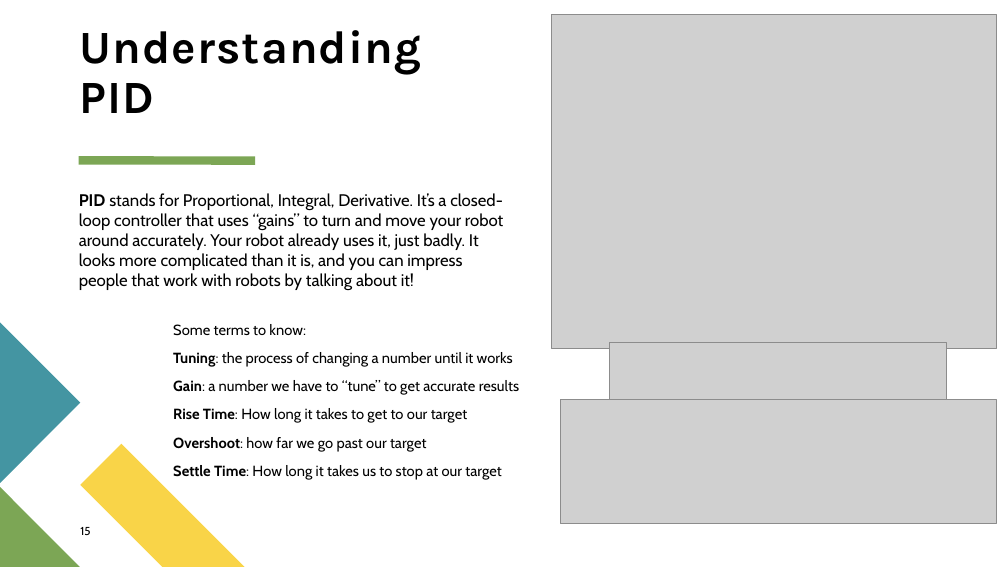
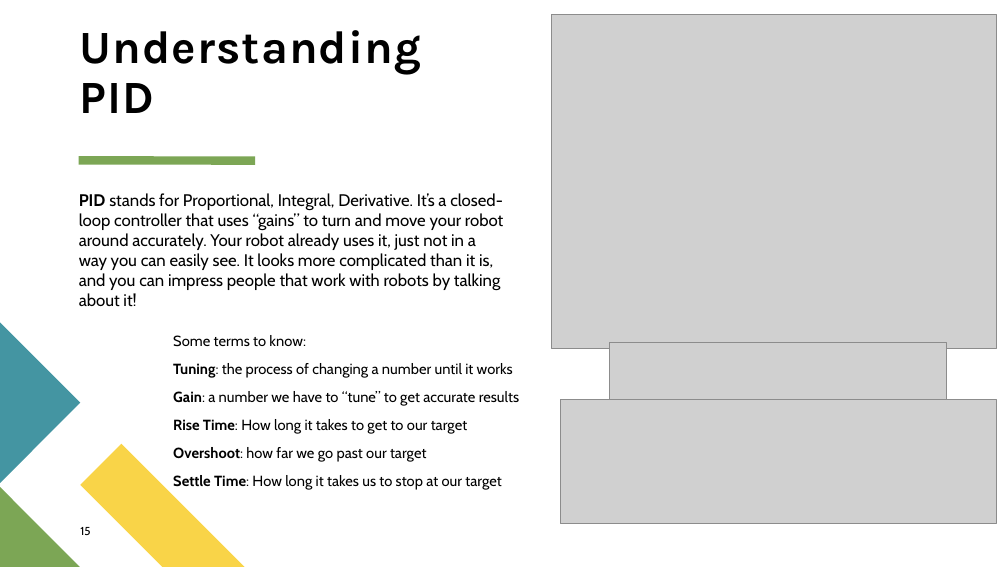
Before and after one commit to terrapinrobotics/code-camp-presentations, a slide deck: slide 15 of VEX Camp Day 3.pptx. Drawn at 1008x567 pixels with LibreOffice and Linux fonts; fonts in the diff are those of the drawing; grey boxes stand for pictures. Boxes give left, top, right and bottom in pixels: in the first picture for what was removed or moved away, otherwise in the second. Text is boxed around its words. In the diff, an @@ line names an element or a change of style, - is before the commit and + after.

```diff
--- a/VEX Camp Day 3.pptx
+++ b/VEX Camp Day 3.pptx
@@ text at (79,193,503,307): text changed @@
-PID stands for Proportional, Integral, Derivative. It’s a closed-loop controller that uses “gains” to turn and move your robot around accurately. Your robot already uses it, just badly. It looks more complicated than it is, and you can impress people that work with robots by talking about it!
+PID stands for Proportional, Integral, Derivative. It’s a closed-loop controller that uses “gains” to turn and move your robot around accurately. Your robot already uses it, just not in a way you can easily see. It looks more complicated than it is, and you can impress people that work with robots by talking about it!
@@ text "Some terms to know:": place and size @@
-text "Some terms to know:" at (173,324,519,480)
+text "Some terms to know:" at (173,335,519,490)
```
Also in this commit, not shown: 6 other slides changed, 2 other files.
